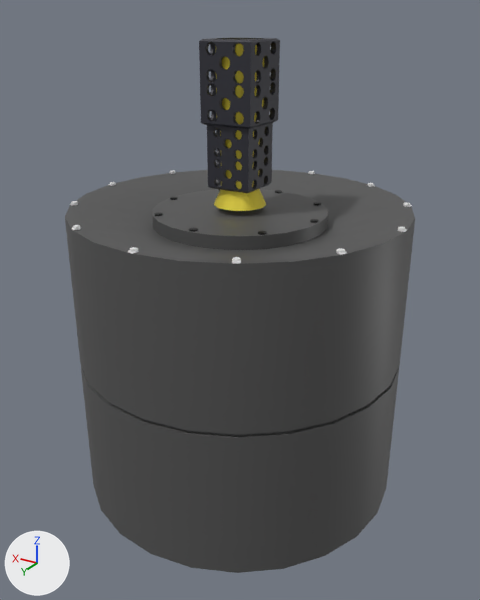
The Blender file HS-306/HS-306.blend: old version first, new version second.
The view is the same before and after, from a 50 mm lens placed at (-0.903, 1.506, 0.902), pointed at (-0.007, 0.012, 0.155). Arrows for +X, +Y and +Z are at lower left; the lights stay in place.

Names of what the first picture shows: 'ATS-Artist Antenna', 'Body', 'Cube.026', 'Cube.027'.
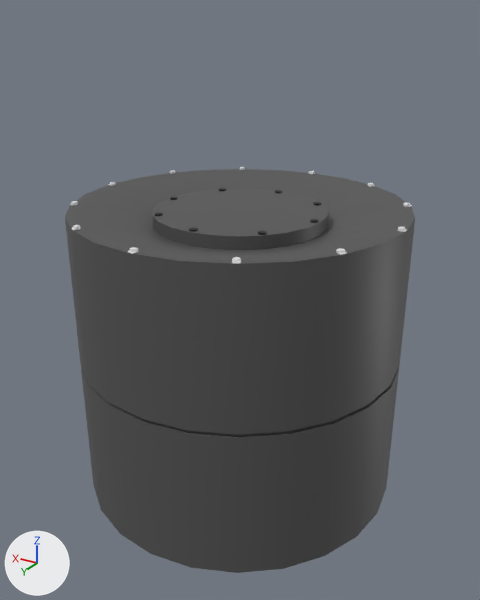
Boxes [x1, y1, x2, y2] around the edits, measured in the pictures (480 x 600 px):
'Cube.026', deleted (black)
    before: [199, 37, 280, 129]
'Cube.027', deleted (black)
    before: [207, 123, 273, 193]
'ATS-Artist Antenna', deleted (yellow)
    before: [214, 44, 266, 211]

The change, as a list of edits to the scene's bpy script:
```text
Remove ob_ats_artist_antenna:
    ob_ats_artist_antenna = bpy.data.objects.new('ATS-Artist Antenna', me_cylinder_046)
    ob_ats_artist_antenna.location = (0.0, 0.0, 0.575)
    ob_ats_artist_antenna.scale = (0.46, 0.46, 0.429)
Remove ob_cube_026:
    ob_cube_026 = bpy.data.objects.new('Cube.026', me_cube_025)
    ob_cube_026.parent = ob_ats_artist_antenna
    ob_cube_026.matrix_parent_inverse = Matrix(((2.174, 0.0, 0.0, 0.0), (0.0, 2.174, 0.0, 0.0), (0.0, 0.0, 2.331, -1.341), (0.0, 0.0, 0.0, 1.0)))
    ob_cube_026.location = (0.0, 0.0, 0.785)
    ob_cube_026.scale = (0.0724, 0.0724, 0.0609)
Remove ob_cube_027:
    ob_cube_027 = bpy.data.objects.new('Cube.027', me_cube_010)
    ob_cube_027.parent = ob_ats_artist_antenna
    ob_cube_027.matrix_parent_inverse = Matrix(((2.174, 0.0, 0.0, 0.0), (0.0, 2.174, 0.0, 0.0), (0.0, 0.0, 2.331, -1.341), (0.0, 0.0, 0.0, 1.0)))
    ob_cube_027.location = (0.0, 0.0, 0.583)
    ob_cube_027.scale = (0.0618, 0.0618, 0.0609)
```
